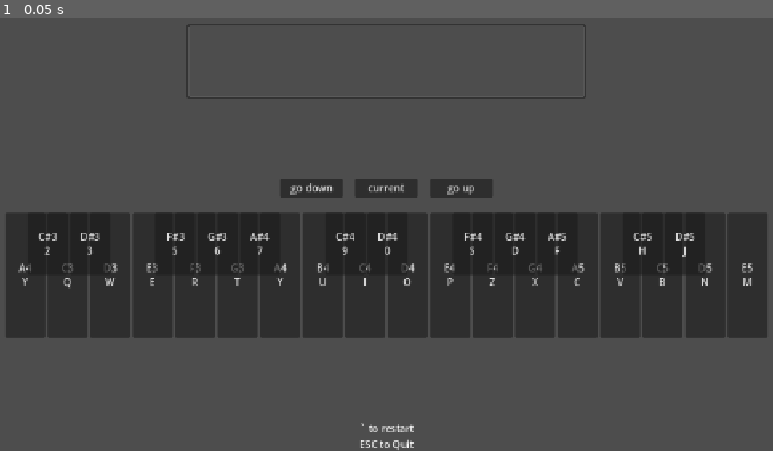
Above: before the commit, frame 1.
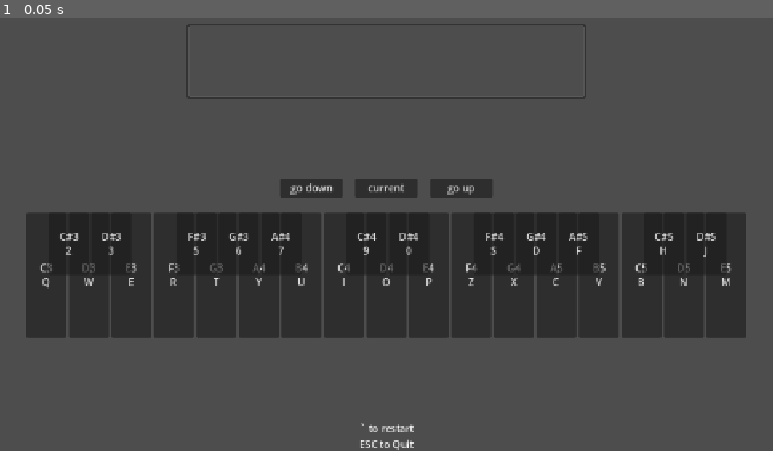
Above: after the commit, the same moment.

Repository: BaconEggsRL/GDSynth
Game: Godot game, scene res://main.tscn
The game is run twice, just before and just after one commit, with the same random seed, the same clock (stepped at 60 frames per second) and the same inputs.
Inputs:
- Up to frame 1 (0.05 s): no input

The runs differ from the first frame. In frame 1, 4.7% of the frame differs, in the area x 0-100%, y 44-74%.

Commit message:
pressed

Diff:
--- a/main.tscn
+++ b/main.tscn
@@ -1,7 +1,6 @@
-[gd_scene load_steps=6 format=3 uid="uid://qpwnrp6mvont"]
+[gd_scene load_steps=5 format=3 uid="uid://qpwnrp6mvont"]
 
 [ext_resource type="Script" uid="uid://b16uxesxhm868" path="res://main.gd" id="1_ig7tw"]
-[ext_resource type="Script" uid="uid://d2wpo6x8vsgu4" path="res://piano_button.gd" id="2_0xm2m"]
 
 [sub_resource type="AudioStreamPolyphonic" id="AudioStreamPolyphonic_ig7tw"]
 polyphony = 128
@@ -88,12 +87,6 @@
 [node name="piano_white" type="HBoxContainer" parent="Control/VBoxContainer/VBoxContainer"]
 layout_mode = 2
 
-[node name="PianoButton" type="Button" parent="Control/VBoxContainer/VBoxContainer/piano_white"]
-layout_mode = 2
-action_mode = 0
-script = ExtResource("2_0xm2m")
-metadata/_custom_type_script = ExtResource("2_0xm2m")
-
 [node name="piano_black" type="HBoxContainer" parent="Control/VBoxContainer/VBoxContainer"]
 layout_mode = 2
 
--- a/piano_button.gd
+++ b/piano_button.gd
@@ -51,7 +51,8 @@
 	self.focus_mode = Control.FOCUS_NONE
 
 	# button group
-	# self.toggle_mode = true
+	self.toggle_mode = true
+
 	# self.button_group = PIANO_BUTTON_GROUP
 
 	# black keys
@@ -64,7 +65,7 @@
 	self.mouse_exited.connect(_on_mouse_exited)
 
 
-	self.button_down.connect(_on_piano_button_down)
+	self.pressed.connect(_on_piano_button_pressed)
 	self.button_up.connect(_on_piano_button_up)
 	# self.toggled.connect(_on_piano_button_toggled)
 
@@ -74,72 +75,63 @@
 		if playback:
 			fill_buffer()
 
+	# play if hovering and clicked
 	#if is_hovering:
 		#if Input.is_action_pressed("click"):
 			#if self.button_pressed == false:
 				#print("gui press: %s" % self.note)
-				#self.button_pressed = true
-				#self.toggled.emit(true)
+				#pressed.emit()
+				## self.button_pressed = true
+				## self.toggled.emit(true)
 	#
-	# if Input.is_action_just_released("click"):
-		# if self.button_pressed and audio_player.playing:
+	# stop playing if click released
+	if Input.is_action_just_released("click"):
+		if self.button_pressed: # or audio_player.playing:
 			# print("gui release: %s" % self.note)
+			button_up.emit()
 			# self.button_pressed = false
 			# self.toggled.emit(false, get_stack()[0]["function"])
 			# pass
 
 
-func _on_piano_button_down() -> void:
-	print("caller is: %s, toggled_%s: %s" % ["down", "on", self.name])
+func _on_piano_button_pressed() -> void:
+	print("down, %s" % self.name)
 	self.button_pressed = true
+	# _press(self)
 	play_freq()
 
 func _on_piano_button_up() -> void:
-	print("caller is: %s, toggled_%s: %s" % ["up", "off", self.name])
+	print("up, %s" % self.name)
 	self.button_pressed = false
 	stop_freq()
 
 
-#func _on_piano_button_toggled(toggled_on:bool, caller:String="none") -> void:
-	## update message
-	#var on_off:String
-	#if toggled_on:
-		#on_off = "on"
-	#else:
-		#on_off = "off"
-	#print("caller is: %s, toggled_%s: %s" % [caller, on_off, self.name])
-	#
-	## update button pressed
-	#self.button_pressed = toggled_on
-	#
-	## update sound
-	#if toggled_on:
-		#play_freq()
-	#else:
-		#stop_freq()
-
-
-
 func _on_mouse_entered() -> void:
 	is_hovering = true
-
+	if Input.is_action_pressed("click"):
+		pressed.emit()
 
 func _on_mouse_exited() -> void:
 	is_hovering = false
+	if self.button_pressed:
+		button_up.emit()
 	#if self.button_pressed or audio_player.playing:
 		#print("hover release: %s" % self.note)
 		#self.button_pressed = false
 		#self.toggled.emit(false)
 
 
+func _press(btn:BaseButton, focus:bool=false) -> void:
+	if btn.is_inside_tree():
+		btn.emit_signal("pressed")
+		btn.button_pressed = true
+		if focus:
+			btn.grab_focus()
+	else:
+		push_warning("%s is not inside tree" % btn)
+
+
 func play_freq() -> void:
-
-	#var fade_time = 100 / mix_rate
-	#if volume_tweener:
-		#volume_tweener.kill()
-		#volume_tweener = create_tween()
-		#volume_tweener.tween_property(audio_player, "volume_db", 0.0, fade_time)
-
 	# play the frequency
 	if volume_tweener:
 		volume_tweener.kill()
@@ -161,10 +153,12 @@
 		volume_tweener = create_tween()
 		volume_tweener.finished.connect(func():
 			audio_player.stop()
+			pass
 		)
 		volume_tweener.tween_property(audio_player, "volume_db", -80.0, fade_time)
 	else:
 		audio_player.stop()
+		pass
 
 
 
